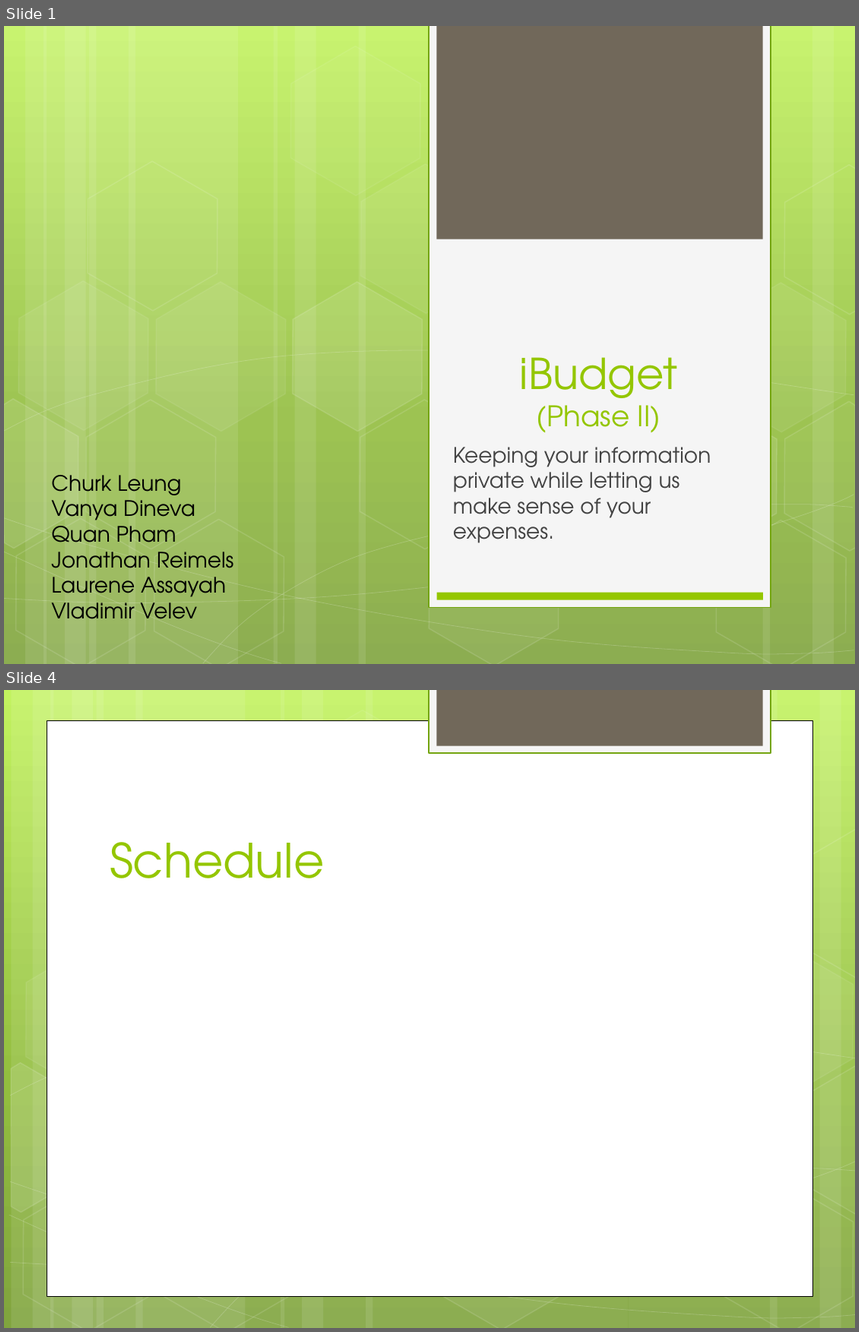
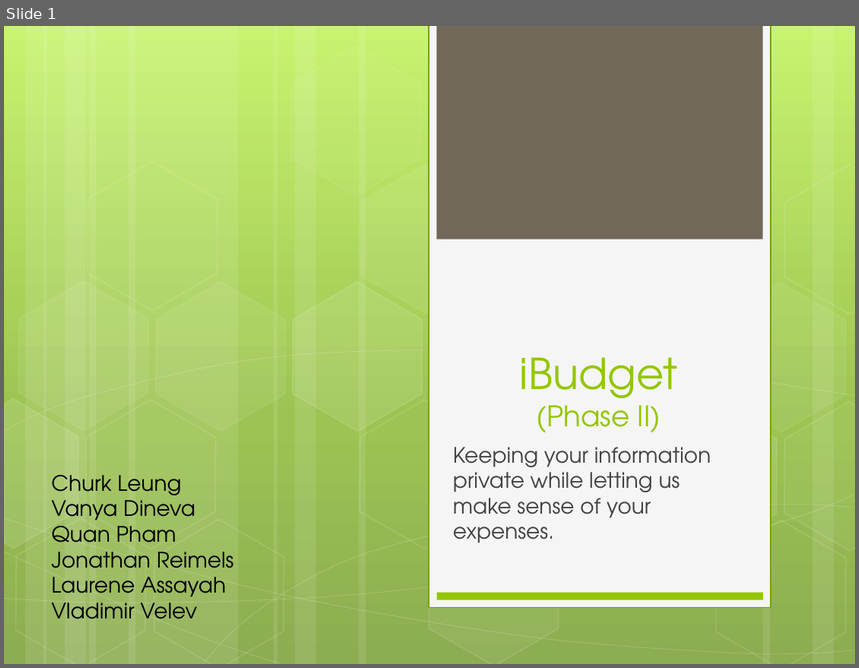
Before and after one commit to hiyenwong/cs679-b1-class-project, a slide deck: deliverables/phase2/Phase2_Presentation.pptx. Shown one above the other, each under a label of ours: slides 1 and 4 before the commit, slide 1 after it; the slides between them are not shown. The pictures are 859x1332 and 859x668 pixels, drawn with LibreOffice and Linux fonts; fonts in the diff are those of the drawing. Boxes give left, top, right and bottom in pixels: in the first picture for what was removed or moved away, otherwise in the second. Text is boxed around its words. In the diff, an @@ line names an element or a change of style, - is before the commit and + after.

```diff
--- a/deliverables/phase2/Phase2_Presentation.pptx
+++ b/deliverables/phase2/Phase2_Presentation.pptx
@@ slide 4 removed at box(4, 690, 855, 1328), background gradient #C3F35F to #93BF3F to #81A53E @@
@@ rectangle removed at box(429, 690, 771, 753) @@
@@ rectangle removed at box(436, 690, 762, 746) @@
@@ rectangle removed at box(47, 720, 813, 1296) @@
@@ group removed at box(4, 690, 855, 1328): 12 rectangles, 8 freeform shapes, 8 hexagons @@
@@ title removed at box(110, 842, 325, 878) @@
-Schedule
```
Also in this commit, not shown: 2 slides changed, 2 slides added.
